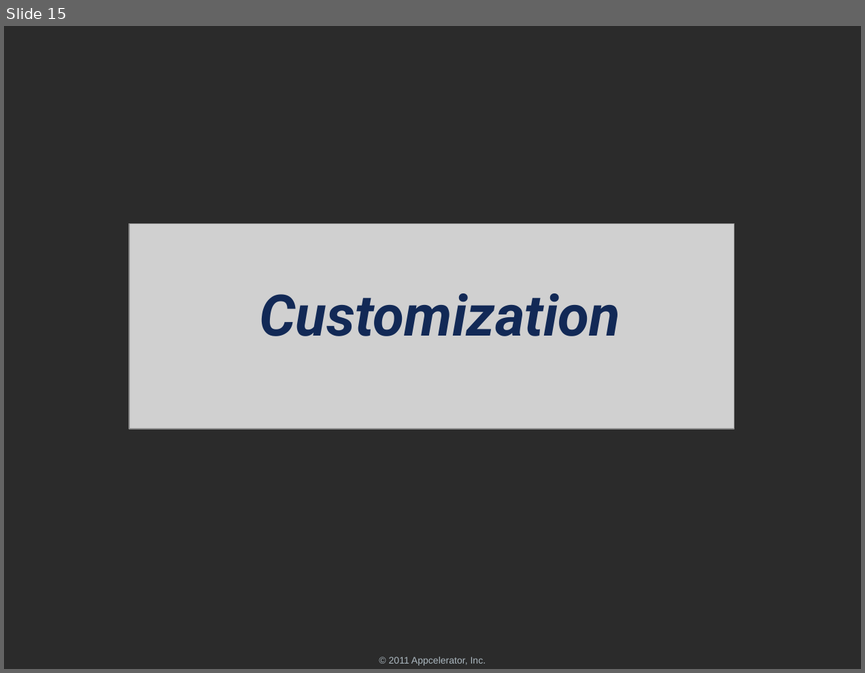
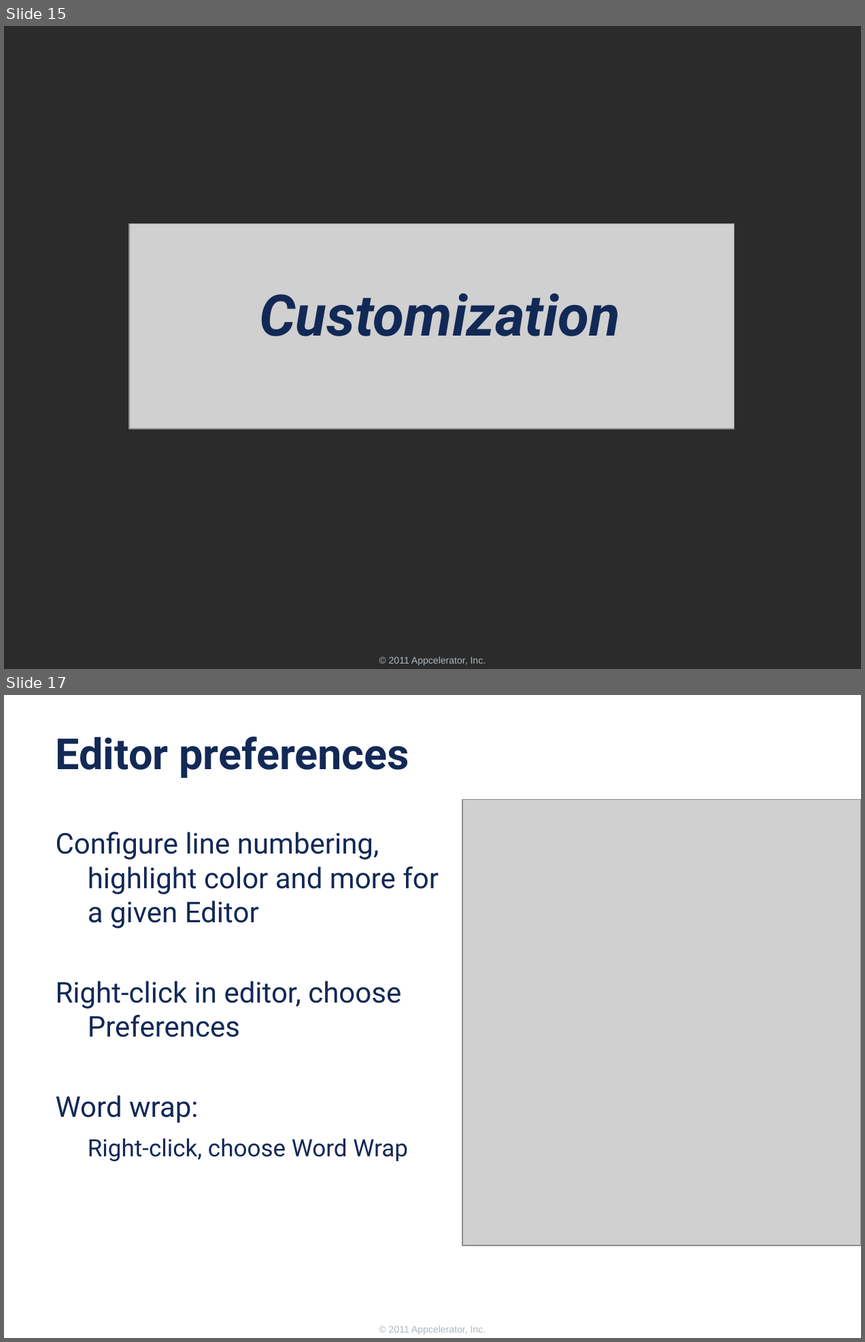
Before and after one commit to appcelerator-forks/appcelerator-training.tcmd_certification, a slide deck: 300/300.pptx. Shown one above the other, each under a label of ours: slide 15 before the commit, slides 15 and 17 after it; the slides between them are not shown. The pictures are 865x673 and 865x1342 pixels, drawn with LibreOffice and Linux fonts; fonts in the diff are those of the drawing; grey boxes stand for pictures; background and template pictures are left out; a plain dark background stands for a picture behind light text. Boxes give left, top, right and bottom in pixels: in the first picture for what was removed or moved away, otherwise in the second. Text is boxed around its words. In the diff, an @@ line names an element or a change of style, - is before the commit and + after.

```diff
--- a/300/300.pptx
+++ b/300/300.pptx
@@ slide 17 added at [4,695,861,1338], background #FFFFFF; not listed: 1 template element that a slide beside it also shows @@
@@ title added at [56,736,409,778], 36 pt, text #122956, bold @@
+Editor preferences
@@ picture added at [462,800,861,1245] @@
@@ text added at [56,832,439,1161], 24 pt, text #122956 @@
+Configure line numbering, highlight color and more for a given Editor
+Right-click in editor, choose Preferences
+Word wrap:
+Right-click, choose Word Wrap
```
Also in this commit, not shown: 1 slide changed, 4 other slides added, 2 slides removed, 1 other file.
